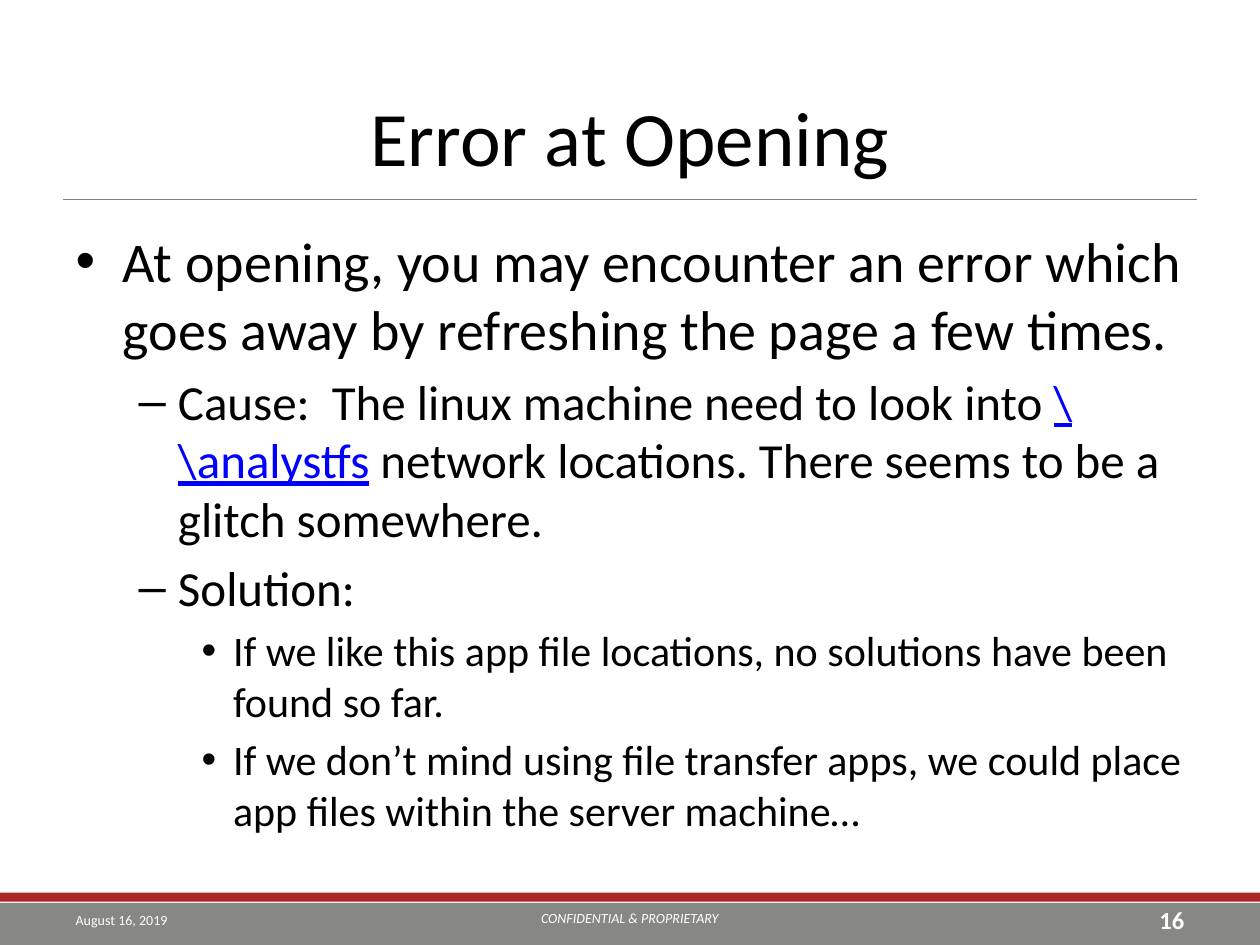
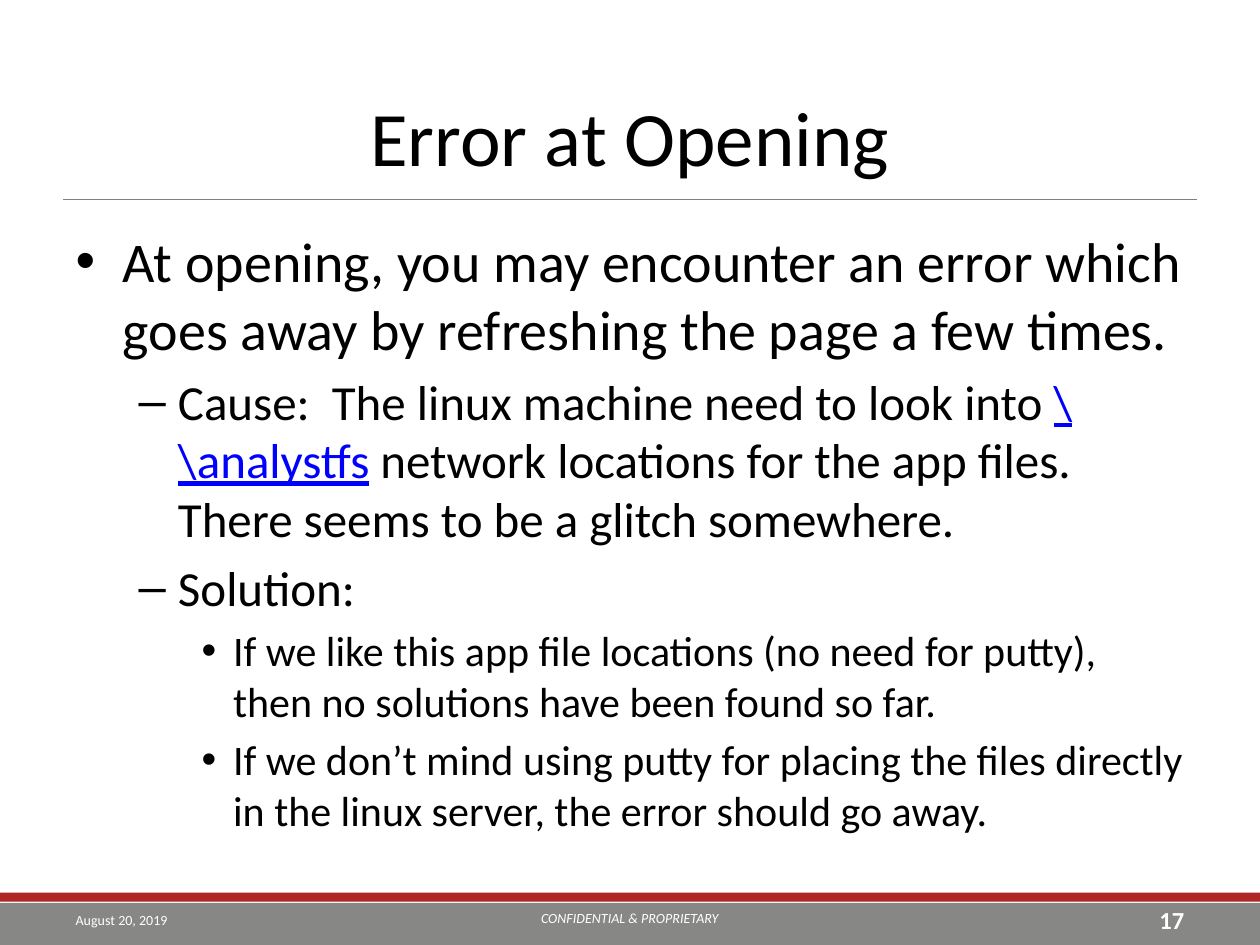
Before and after one commit to TEA-Analytics/ShinyWorkshop, a slide deck: slide 17 of Day 2.pptx (slide 16 before the commit). Drawn at 1260x945 pixels with LibreOffice and Linux fonts; fonts in the diff are those of the drawing; background and template pictures are left out. Boxes give left, top, right and bottom in pixels: in the first picture for what was removed or moved away, otherwise in the second. Text is boxed around its words. In the diff, an @@ line names an element or a change of style, - is before the commit and + after.

```diff
--- a/Day 2.pptx
+++ b/Day 2.pptx
@@ text at box(178, 386, 1071, 546): text changed @@
-  – Cause: The linux machine need to look into \\analystfs network locations. There seems to be a glitch somewhere.
+  – Cause: The linux machine need to look into \\analystfs network locations for the app files. There seems to be a glitch somewhere.
@@ text at box(233, 635, 1182, 834): text changed @@
-    • If we like this app file locations, no solutions have been found so far.
-    • If we don’t mind using file transfer apps, we could place app files within the server machine…
+    • If we like this app file locations (no need for putty), then no solutions have been found so far.
+    • If we don’t mind using putty for placing the files directly in the linux server, the error should go away.
@@ text at box(76, 916, 167, 928): text changed @@
-August 16, 2019
+August 20, 2019
@@ page number at box(1159, 913, 1184, 929): text changed @@
-16
+17
```
Also in this commit, not shown: 40 other slides changed, 11 slides added, 4 slides removed, 14 other files.
